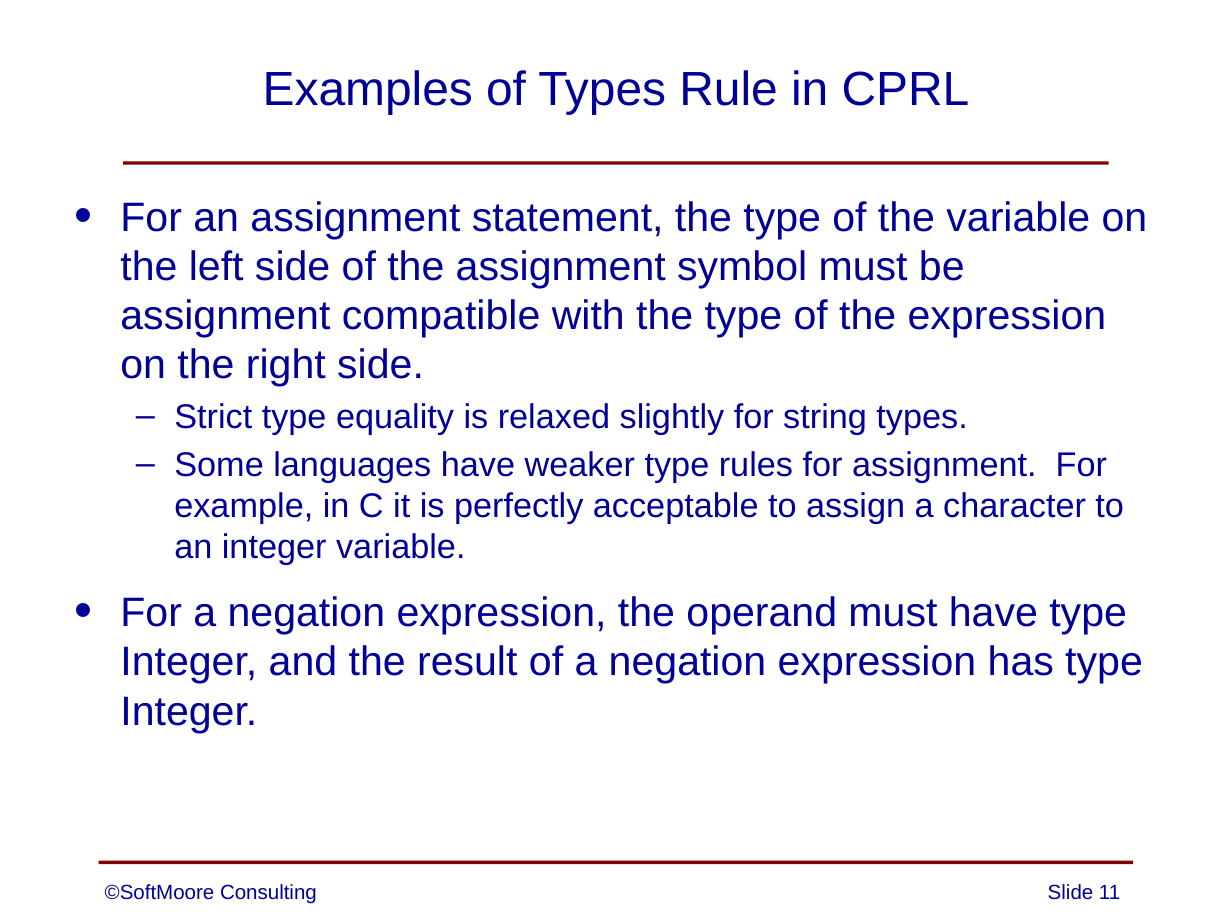
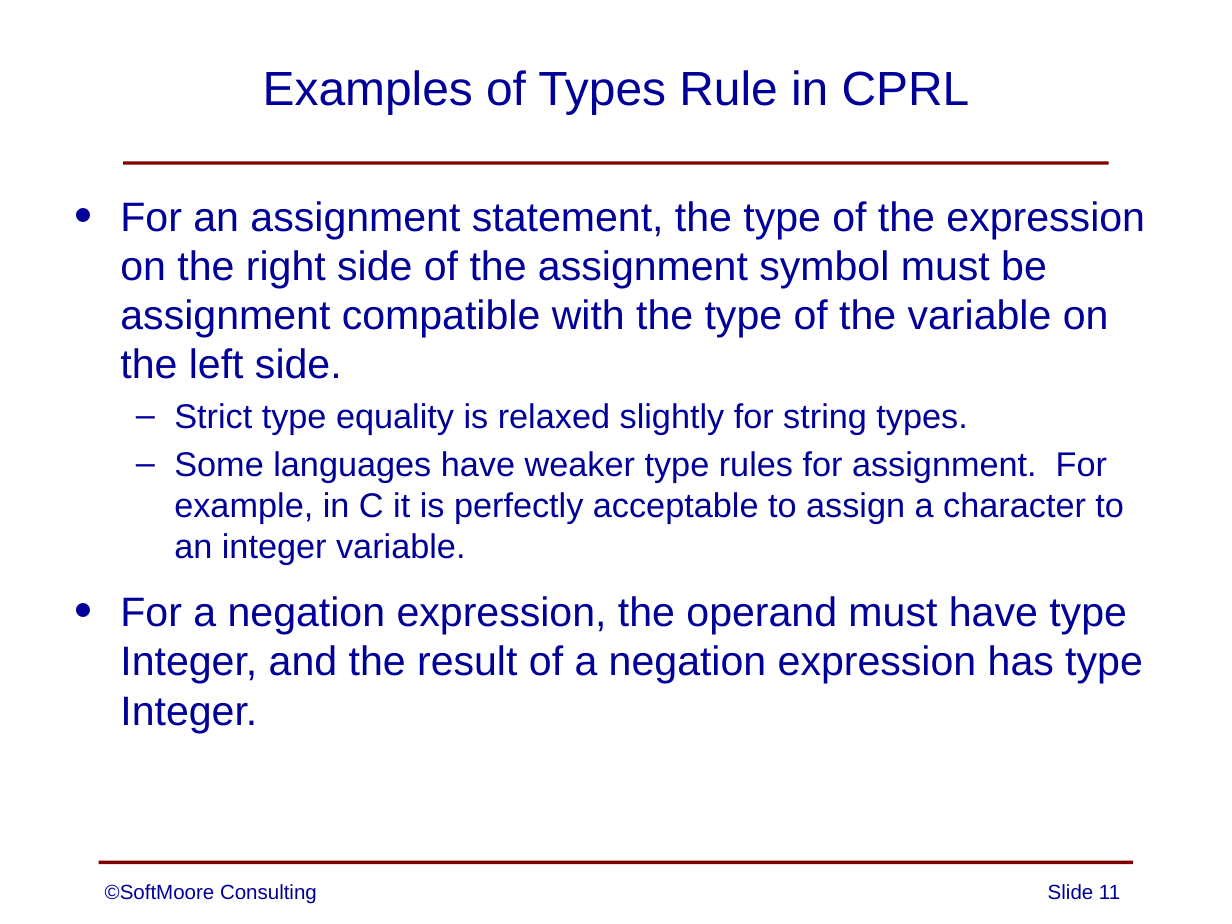
Before and after one commit to SoftMoore/CPRL-Kt-2nd, a slide deck: slide 11 of PowerPoints/09 - Constraint Analysis.pptx. Drawn at 1232x924 pixels with LibreOffice and Linux fonts; fonts in the diff are those of the drawing. Boxes give left, top, right and bottom in pixels: in the first picture for what was removed or moved away, otherwise in the second. Text is boxed around its words. In the diff, an @@ line names an element or a change of style, - is before the commit and + after.

```diff
--- a/PowerPoints/09 - Constraint Analysis.pptx
+++ b/PowerPoints/09 - Constraint Analysis.pptx
@@ text at bbox=[120, 201, 1145, 379]: text changed @@
-• For an assignment statement, the type of the variable on the left side of the assignment symbol must be assignment compatible with the type of the expression on the right side.
+• For an assignment statement, the type of the expression on the right side of the assignment symbol must be assignment compatible with the type of the variable on the left side.
```
Also in this commit, not shown: 1 other slide changed.
